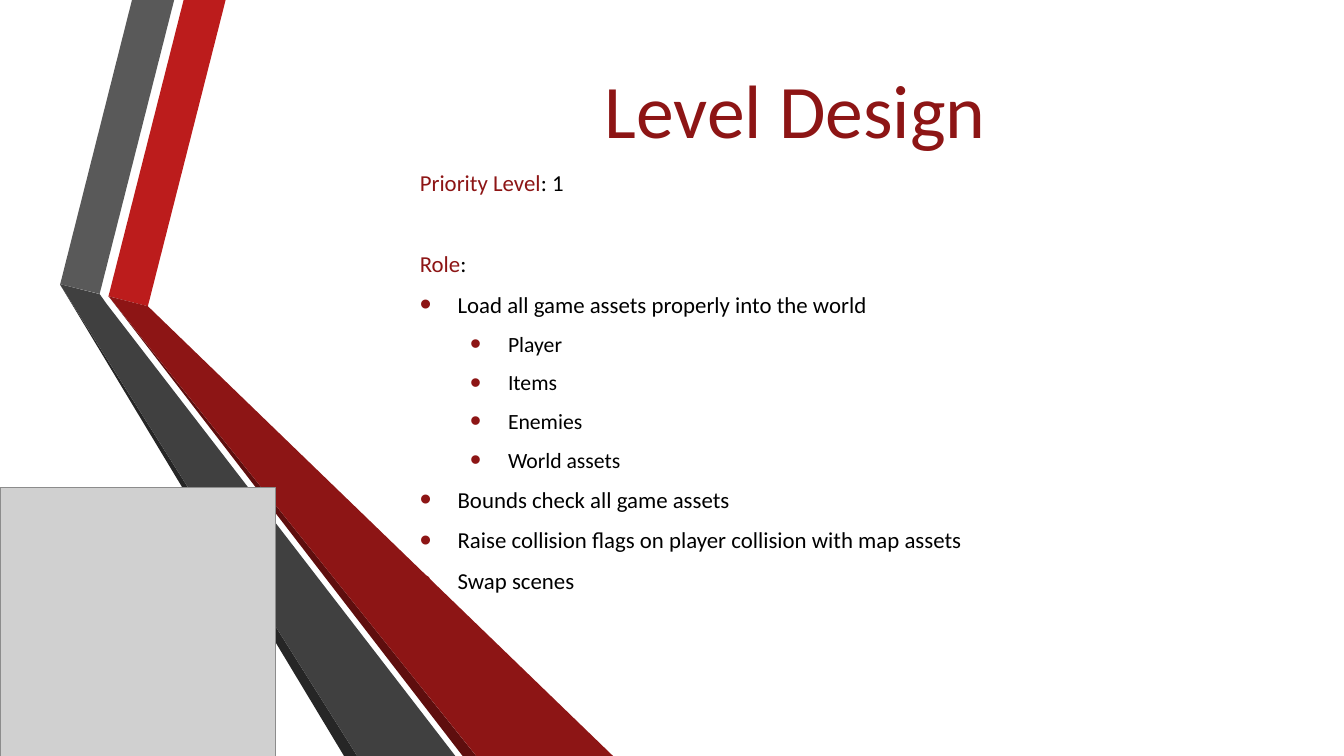
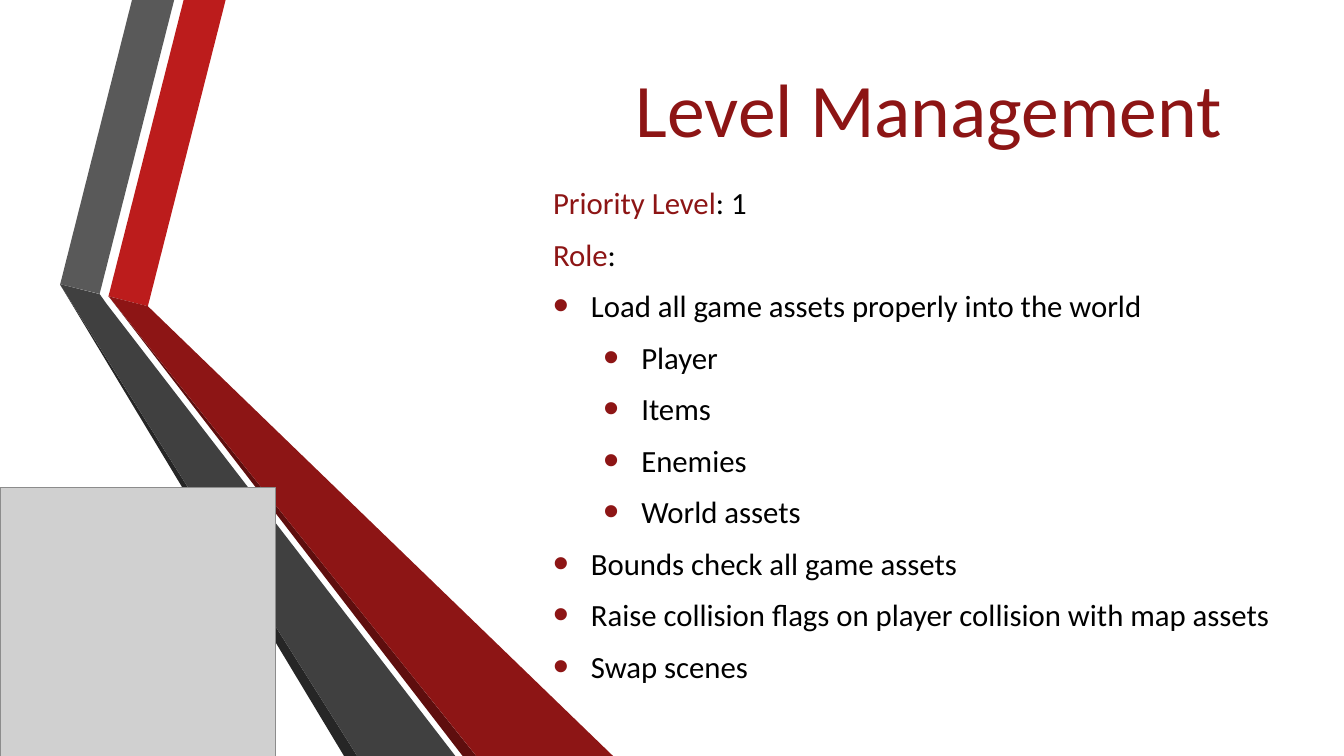
Before and after one commit to Jacob-Friedberg/Maze_Runner, a slide deck: slide 7 of Documents/SA Presentation.pptx. Drawn at 1344x756 pixels with LibreOffice and Linux fonts; fonts in the diff are those of the drawing; grey boxes stand for pictures; background and template pictures are left out. Boxes give left, top, right and bottom in pixels: in the first picture for what was removed or moved away, otherwise in the second. Text is boxed around its words. In the diff, an @@ line names an element or a change of style, - is before the commit and + after.

```diff
--- a/Documents/SA Presentation.pptx
+++ b/Documents/SA Presentation.pptx
@@ title at [636,84,1221,150]: text changed @@
-Level Design
+Level Management
@@ subtitle "Priority Level: 1": place and size @@
-subtitle "Priority Level: 1" at [420,175,962,593]
+subtitle "Priority Level: 1" at [553,192,1269,683]
@@ subtitle "Priority Level: 1" at [553,192,1269,683]: size 16.3 to 22 pt in "Priority Level: 1", "Role:", "Load all game assets properly into the ...", "Bounds check all game assets" and 2 more places; size 15.5 to 22 pt in "Player", "Items", "Enemies", "World assets"; more space between paragraphs @@
```
Also in this commit, not shown: 13 other slides changed, 2 slides added, 1 slide removed, 2 other files.
